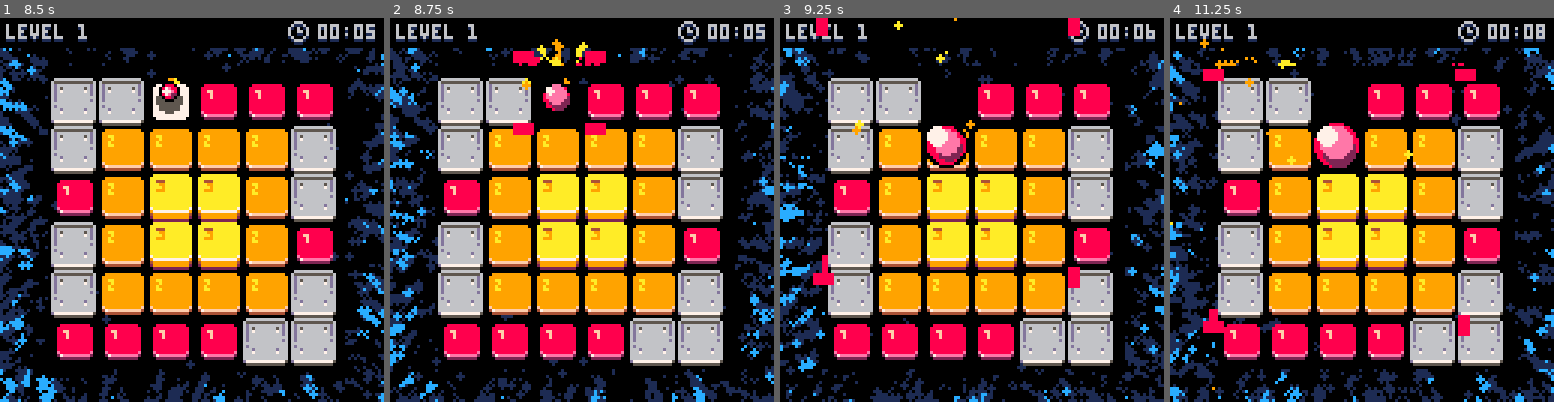
Above: before the commit, frames 1-4 (left to right).
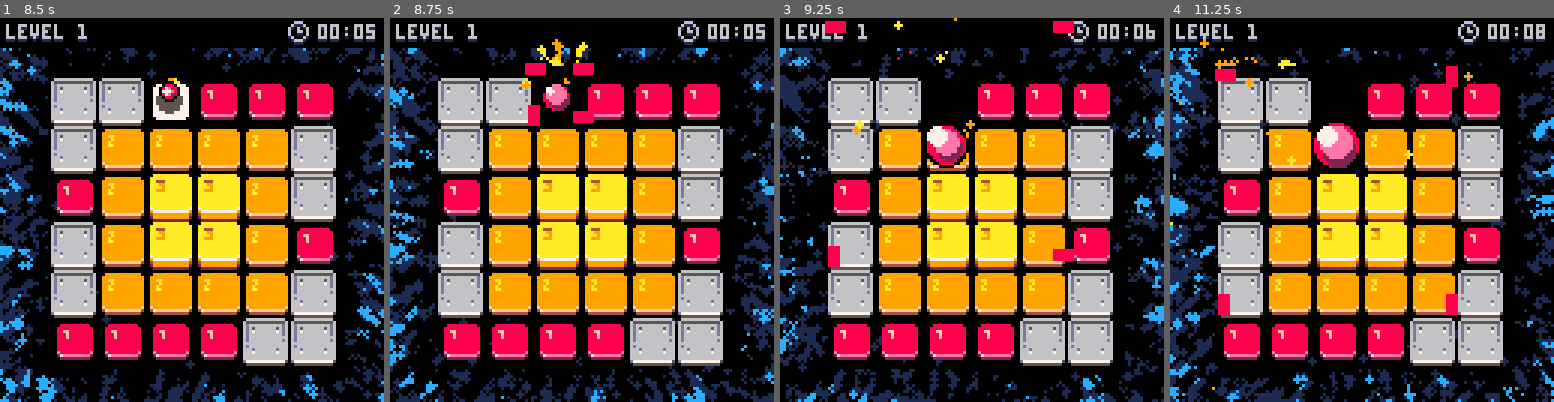
Above: after the commit, the same moments.

Repository: praghus/pico8
Game: PICO-8 cartridge carts/blob.p8
Same seed, same stepped clock (60 frames per second), same inputs: the game is played once before the commit and once after it.
Inputs:
- Up to frame 1 (8.5 s): tap X (X key) at 0.33, 1.07, 1.85, 2.97, 4.08, 5.2, 6.32, 7.43 s; tap O (Z key) at 0.7, 1.7, 2.1, 2.5, 2.9, 3.3, 3.7, 4.1, 4.5, 4.9, 5.3, 5.7, 6.1, 6.5, 6.9, 7.3, 7.7, 8.1 s; hold Right 1.6-2.1 s; hold Up 2.15-2.42 s; hold Right 2.47-3.03 s; hold Left 3.08-3.58 s; hold Down 3.63-3.97 s; hold Right 4.02-4.68 s; hold Up 4.73-5.03 s; hold Left 5.08-5.68 s; hold Down 5.73-6.03 s; hold Right 6.08-6.58 s; hold Right 6.63-7.13 s; hold Up 7.18-7.45 s; hold Right 7.5-8.07 s; hold Left from 8.12 s (still down)
- Up to frame 2 (8.75 s): tap O (Z key) at 8.5 s; tap X (X key) at 8.55 s; release Left at 8.62 s; hold Down from 8.67 s (still down)
- Up to frame 3 (9.25 s): tap O (Z key) at 8.9 s; release Down at 9 s; hold Right from 9.05 s (still down)
- Up to frame 4 (11.25 s): tap O (Z key) every 0.4 s from 9.3 to 10.9 s; tap X (X key) at 9.67, 10.78 s; release Right at 9.72 s; hold Up 9.77-10.07 s; hold Left 10.12-10.72 s; hold Down 10.77-11.07 s; hold Right from 11.12 s (still down)

Frame 1 is identical in both runs. In frame 2, 4.6% of the frame differs, in the area x 0-100%, y 7-100%; in frame 3, 12%; in frame 4, 15%.

Commit message:
UI effects

Diff:
--- a/carts/blob.p8
+++ b/carts/blob.p8
@@ -231,7 +231,6 @@
     -- detect moment of touching tile (smallest size) and hit tile
     if not p.moving then
         local prev_size = p.prev_size or min_size
-        -- robust touch detection: previous size was larger than current and current is near minimum
         local touched = (prev_size > p.w) and (p.w <= (min_size + 0.5))
         if touched then
             if p.can_hit then
@@ -673,7 +672,7 @@
     tile_respawn_anims = {},
     tile_respawn_active = false,
     tile_flashes = {},
-    tile_flash_duration = 0.06
+    tile_flash_duration = 0.12
 }
 
 function UIManager:reset()
@@ -773,7 +772,7 @@
             self.title_drop_y = (self.title_drop_y or -40) + self.title_drop_vy
             if self.title_drop_y >= 0 then
                 self.title_drop_y = 0
-                self.title_drop_vy = -self.title_drop_vy * 0.45 -- bounce with damping
+                self.title_drop_vy = -self.title_drop_vy * 0.45
                 if abs(self.title_drop_vy) < 0.6 then
                     self.title_drop_vy = 0
                     self.title_bounce_done = true
@@ -980,7 +979,7 @@
     if self.record_anim_stage == 3 then
         local text = self.record_anim_text
         local text_width = #text * 4
-        local text_y = y_center - 3 -- center text vertically
+        local text_y = y_center - 3
 
         if self.record_anim_height >= 8 and self.record_anim_width >= text_width then
             local pulse = sin(Game.t * 8) * 3 + 3 -- cycles through colors 0-6
@@ -995,7 +994,7 @@
     self.tile_respawn_anims = {}
     self.tile_respawn_active = false
 
-    -- find tiles that were destroyed (present in original level but missing in old_map)
+    -- find tiles that were destroyed and are now missing
     for i = 1, Map.width * Map.height do
         local original_tile = Game.levels[Game.current_level][i]
         local old_tile = old_map[i]
@@ -1005,8 +1004,6 @@
             local idx0 = i - 1
             local tx = idx0 % Map.width
             local ty = flr(idx0 / Map.width)
-
-            -- add to respawn animation list
             local delay = (tx + ty) * 0.06
             add(
                 self.tile_respawn_anims, {
@@ -1054,7 +1051,6 @@
 
             if not Game.player then return end
 
-            -- defer spawn until player is actually visible (after messages/transition)
             Game.player:set_position(Map.start_x, Map.start_y)
             Game.player.pending_spawn = true
             Game.player.spawning = false
@@ -1200,7 +1196,7 @@
     if self.record_anim_stage == 1 then
         self.record_anim_height = 1
         self.record_anim_width = 128
-        self.record_anim_x = damp(0, self.record_anim_x, p) -- slide from right to left
+        self.record_anim_x = damp(0, self.record_anim_x, p)
 
         if self.record_anim_timer >= 0.5 then advance_to(2) end
     elseif self.record_anim_stage == 2 then
@@ -1646,9 +1642,6 @@
         return
     end
     for p in all(self.particles) do
-        -- if only_ui and not p.is_ui then goto continue end
-        -- if not only_ui and p.is_ui then goto continue end
-
         local size = p.life * 2
         local col = p.col
         if p.is_trail then
@@ -1746,8 +1739,6 @@
 
 function Map:draw()
     local ay = 4
-
-    -- draw a map with offset
     local function draw_map(map_data, x_offset, y_offset)
         y_offset = y_offset or 0
         for tx = 0, self.width - 1 do
